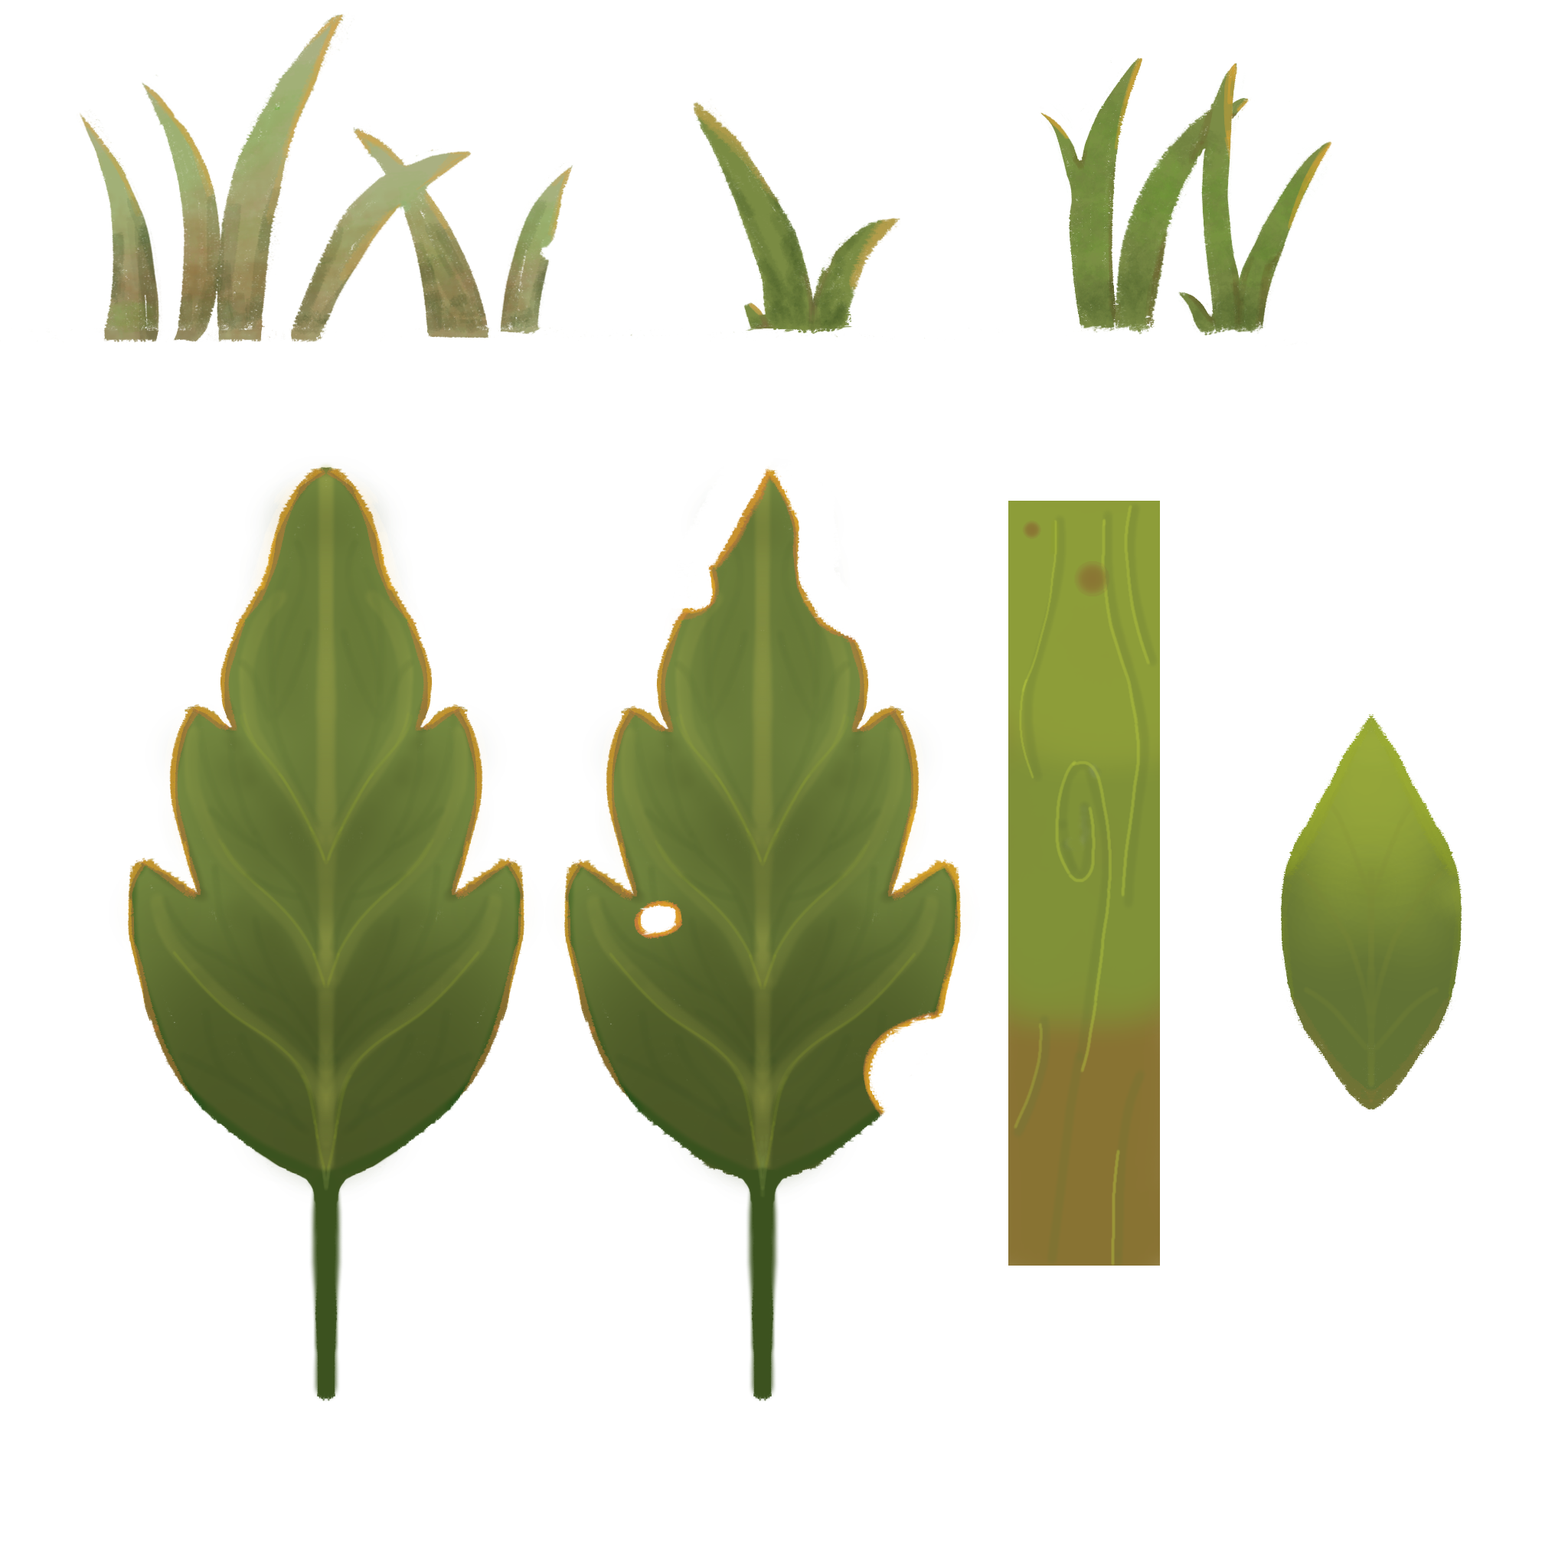
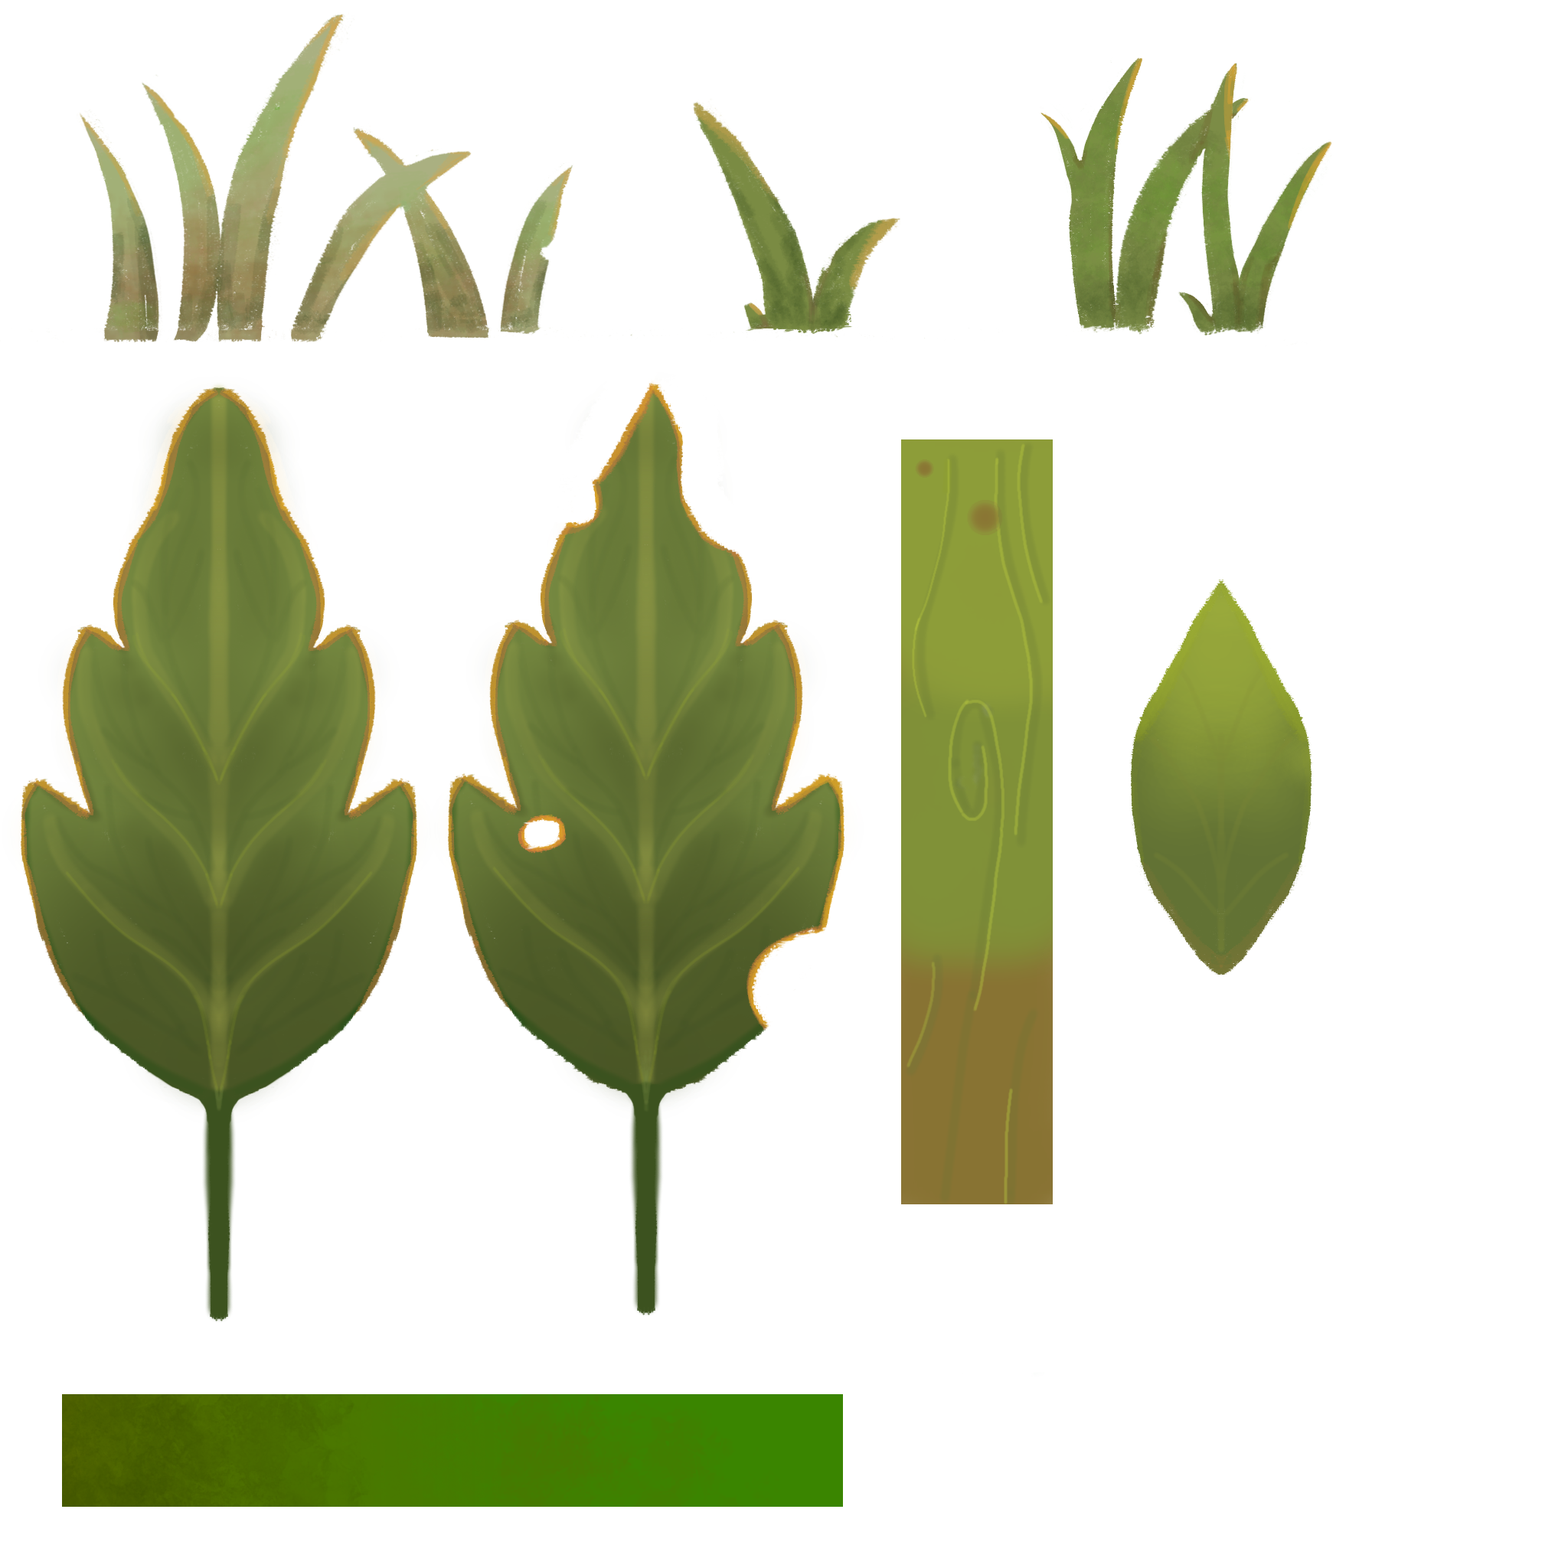
Layered file, before and after one edit (1568x1568). Changes by layer:
added layer "Pintar camada 11" above "Pintar camada 10" over [62, 1372, 843, 1507]
painted on "Pintar camada 10" over [9, 490, 1372, 1507]
painted on "Pintar camada 10 Mescladas" over [1029, 637, 1323, 1176]
painted on "Pintar camada 8" over [9, 441, 1029, 1274]
painted on "Copiar de Pintar camada 9" over [62, 1029, 392, 1421]
painted on "Copiar de Agrupar 2 Mescladas" over [9, 392, 1029, 1274]
painted on "Pintar camada 5" over [98, 441, 539, 1176]
painted on "Pintar camada 6" over [98, 441, 539, 1225]
painted on "Pintar camada 4" over [98, 441, 588, 1372]
painted on "Pintar camada 9" over [245, 1029, 392, 1421]
painted on "Pintar camada 3" over [9, 441, 637, 1421]
painted on "Pintar camada 1" over [98, 441, 539, 1225]
painted on "Plano de fundo" over [9, 378, 1464, 1507]